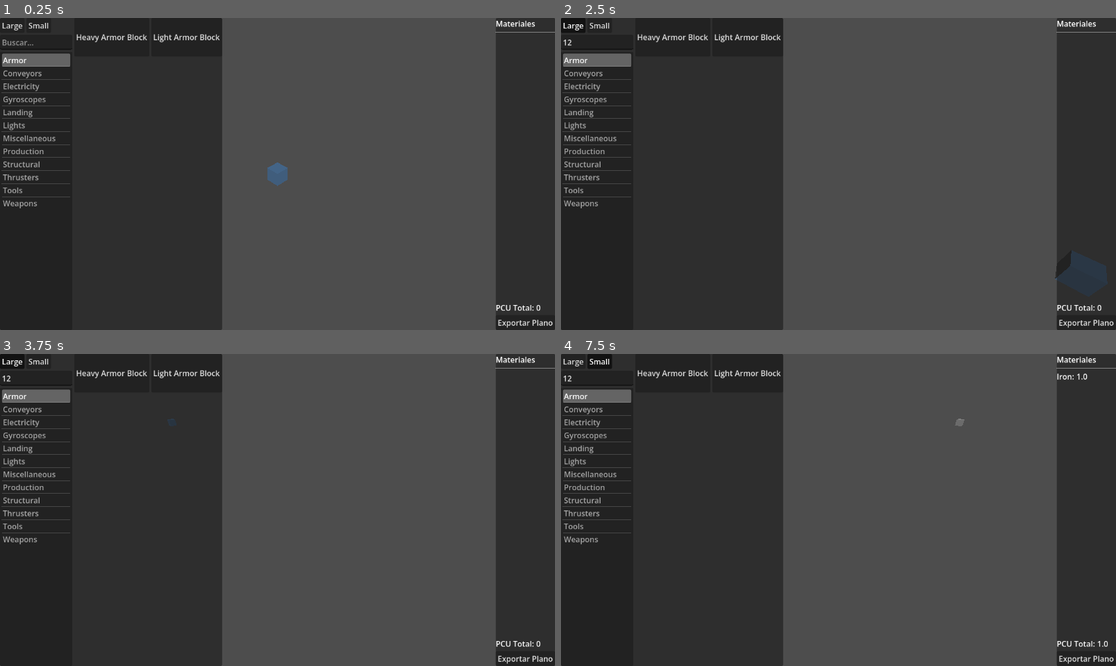
Above: before the commit, frames 1-4 (two rows, left to right).
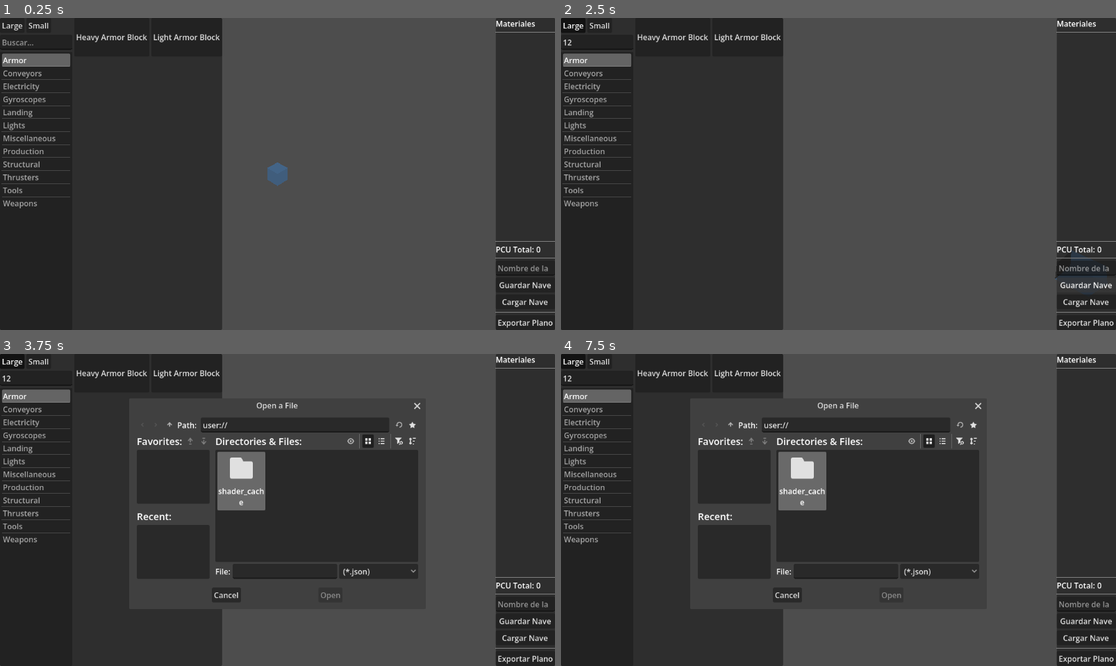
Above: after the commit, the same moments.

Repository: rochbe02/SpaceEngineersBuilder
Game: Godot game, scene res://scenes/Main.tscn
Same seed, same stepped clock (60 frames per second), same inputs: the game is played once before the commit and once after it.
Inputs (mouse positions are in pixels of both pictures, inside the frame that each line leads up to):
- Up to frame 1 (0.25 s): no input
- Up to frame 2 (2.5 s): click (599, 42) at 0.52 s; type "12" at 0.6 s; click "Large" at 1.25 s; click (1088, 286) at 2 s, where only the run after the commit has a clickable "Guardar Nave"
- Up to frame 3 (3.75 s): click (527, 637) at 2.75 s, where only the run after the commit has a clickable "Cargar Nave"; click (172, 425) at 3.52 s
- Up to frame 4 (7.5 s): click (733, 425) at 4.27 s; click "Small" at 5 s; click "Heavy Armor Block" at 5.75 s; click "Light Armor Block" at 6.5 s; click (960, 425) at 7.27 s

The runs differ from the first frame. In frame 1, 0.5% of the frame differs, in the area x 89-100%, y 71-95%; in frame 2, 0.7%; in frame 3, 17%; in frame 4, 18%, in the area x 0-100%, y 1-95%.

Commit message:
Sistema de guardar y cargar naves funcionando

Diff:
--- a/space-engineers-builder/project.godot
+++ b/space-engineers-builder/project.godot
@@ -18,6 +18,7 @@
 [autoload]
 
 BlockDatabase="*uid://djtjusagnkrj4"
+SaveSystem="*uid://dlwo6a3vj7te4"
 
 [physics]
 
--- a/space-engineers-builder/scenes/Main.tscn
+++ b/space-engineers-builder/scenes/Main.tscn
@@ -25,8 +25,16 @@
 
 [node name="BlueprintExport" parent="." unique_id=179724670 instance=ExtResource("4_rarhs")]
 
+[node name="LoadDialog" type="FileDialog" parent="." unique_id=696106124]
+title = "Open a File"
+file_mode = 0
+access = 1
+filters = PackedStringArray("*.json")
+
 [connection signal="block_placed" from="Viewport3D" to="CanvasLayer/MaterialsPanel" method="_on_viewport_3d_block_placed"]
 [connection signal="block_removed" from="Viewport3D" to="CanvasLayer/MaterialsPanel" method="_on_viewport_3d_block_removed"]
 [connection signal="block_selected" from="CanvasLayer/BlockCatalog" to="Viewport3D" method="_on_block_catalog_block_selected"]
 [connection signal="size_changed" from="CanvasLayer/BlockCatalog" to="Viewport3D" method="_on_block_catalog_size_changed"]
+[connection signal="cargar_nave" from="CanvasLayer/MaterialsPanel" to="." method="_on_materials_panel_cargar_nave"]
 [connection signal="exportar_plano" from="CanvasLayer/MaterialsPanel" to="." method="_on_materials_panel_exportar_plano"]
+[connection signal="guardar_nave" from="CanvasLayer/MaterialsPanel" to="." method="_on_materials_panel_guardar_nave"]
--- a/space-engineers-builder/scenes/ui/MaterialsPanel.tscn
+++ b/space-engineers-builder/scenes/ui/MaterialsPanel.tscn
@@ -41,6 +41,24 @@
 layout_mode = 2
 text = "0"
 
+[node name="HSeparator3" type="HSeparator" parent="VBoxContainer" unique_id=1220492751]
+layout_mode = 2
+
+[node name="LineEdit (ShipName)" type="LineEdit" parent="VBoxContainer" unique_id=1016959239]
+layout_mode = 2
+placeholder_text = "Nombre de la nave"
+
+[node name="Button (BtnGuardar)" type="Button" parent="VBoxContainer" unique_id=1839468889]
+layout_mode = 2
+text = "Guardar Nave"
+
+[node name="Button (BtnCargar)" type="Button" parent="VBoxContainer" unique_id=417276427]
+layout_mode = 2
+text = "Cargar Nave"
+
+[node name="HSeparator4" type="HSeparator" parent="VBoxContainer" unique_id=1273266783]
+layout_mode = 2
+
 [node name="BtnExportar" type="Button" parent="VBoxContainer" unique_id=476270254]
 layout_mode = 2
 text = "Exportar Plano"
--- a/space-engineers-builder/scripts/Main.gd
+++ b/space-engineers-builder/scripts/Main.gd
@@ -2,24 +2,61 @@
 
 @onready var blueprint_export = $BlueprintExport
 @onready var viewport_3d = $Viewport3D
+@onready var materials_panel = $CanvasLayer/MaterialsPanel
+@onready var load_dialog = $LoadDialog
 
 func _on_materials_panel_exportar_plano():
 	var grid_map = viewport_3d.get_node("GridMap")
 	var placed_blocks = viewport_3d.placed_blocks
 	var block_preview = viewport_3d.get_node("BlockPreview")
 
-	# Mover el preview fuera de la escena
-	var original_pos = block_preview.position
-	block_preview.position = Vector3(9999, 9999, 9999)
 	block_preview.visible = false
-
-	await get_tree().process_frame
 	await get_tree().process_frame
 
 	blueprint_export.setup_cameras(placed_blocks, grid_map)
 	await blueprint_export.export_blueprint("user://plano_nave.png")
 
-	# Restaurar preview
-	block_preview.position = original_pos
 	block_preview.visible = true
 	print("Plano guardado en: ", OS.get_user_data_dir())
+
+func _on_materials_panel_guardar_nave(ship_name: String):
+	var placed_blocks = viewport_3d.placed_blocks
+	var ship_size = "Large"  # por ahora default
+	SaveSystem.save_ship(ship_name, placed_blocks, ship_size)
+
+func _on_materials_panel_cargar_nave():
+	load_dialog.popup_centered(Vector2(600, 400))
+	if not load_dialog.file_selected.is_connected(_on_file_selected):
+		load_dialog.file_selected.connect(_on_file_selected)
+
+func _on_file_selected(path: String):
+	_load_ship(path)
+
+func _load_ship(path: String):
+	var data = SaveSystem.load_ship(path)
+	if data.is_empty():
+		return
+
+	var grid_map = viewport_3d.get_node("GridMap")
+	grid_map.clear()
+	viewport_3d.placed_blocks.clear()
+
+	for key in data["blocks"]:
+		var parts = key.split(",")
+		var cell = Vector3i(int(parts[0]), int(parts[1]), int(parts[2]))
+		var block = data["blocks"][key]
+		var rotation = Vector3i(
+			block["rotation"]["x"],
+			block["rotation"]["y"],
+			block["rotation"]["z"]
+		)
+		var item = grid_map.mesh_library.find_item_by_name("MeshInstance3D")
+		grid_map.set_cell_item(cell, item)
+		viewport_3d.placed_blocks[cell] = {
+			"id": block["id"],
+			"rotation": rotation,
+			"origin": cell
+		}
+
+	materials_panel.update_stats(viewport_3d.placed_blocks)
+	print("Nave cargada: ", data.get("name", ""))
--- a/space-engineers-builder/scripts/MaterialsPanel.gd
+++ b/space-engineers-builder/scripts/MaterialsPanel.gd
@@ -1,16 +1,37 @@
 extends PanelContainer
+
 signal exportar_plano
+signal guardar_nave(ship_name: String)
+signal cargar_nave
 
-@onready var materials_list: VBoxContainer = $VBoxContainer/ScrollContainer/MaterialsList
+@onready var materials_list: VBoxContainer = $"VBoxContainer/ScrollContainer/MaterialsList"
 @onready var pcu_value: Label = $VBoxContainer/HBoxContainer/PCUValue
 @onready var btn_exportar: Button = $VBoxContainer/BtnExportar
+@onready var btn_guardar: Button = $"VBoxContainer/Button (BtnGuardar)"
+@onready var btn_cargar: Button = $"VBoxContainer/Button (BtnCargar)"
+@onready var ship_name: LineEdit = $"VBoxContainer/LineEdit (ShipName)"
 
 func _ready():
 	print("MaterialsPanel listo")
 	btn_exportar.pressed.connect(_on_exportar_pressed)
+	btn_guardar.pressed.connect(_on_guardar_pressed)
+	btn_cargar.pressed.connect(_on_cargar_pressed)
 
 func _on_exportar_pressed():
 	emit_signal("exportar_plano")
+
+func _on_guardar_pressed():
+	var name = ship_name.text.strip_edges()
+	if name == "":
+		print("Escribe un nombre para la nave")
+		return
+	emit_signal("guardar_nave", name)
+
+func _on_cargar_pressed():
+	emit_signal("cargar_nave")
+
+func get_ship_name() -> String:
+	return ship_name.text.strip_edges()
 
 func update_stats(placed_blocks: Dictionary):
 	for child in materials_list.get_children():
@@ -21,7 +42,6 @@
 
 	for cell in placed_blocks:
 		var block_data = placed_blocks[cell]
-		# Soporta tanto formato viejo (String) como nuevo (Dictionary)
 		var block_id = ""
 		if block_data is String:
 			block_id = block_data
@@ -49,7 +69,6 @@
 
 	pcu_value.text = str(total_pcu)
 
-
 func _on_viewport_3d_block_placed(placed_blocks: Dictionary):
 	update_stats(placed_blocks)
 
--- /dev/null
+++ b/space-engineers-builder/scripts/SaveSystem.gd
@@ -0,0 +1,63 @@
+extends Node
+
+func save_ship(ship_name: String, placed_blocks: Dictionary, ship_size: String) -> bool:
+	var data = {
+		"name": ship_name,
+		"size": ship_size,
+		"version": "1.0",
+		"blocks": {}
+	}
+
+	for cell in placed_blocks:
+		var block = placed_blocks[cell]
+		var key = str(cell.x) + "," + str(cell.y) + "," + str(cell.z)
+		data["blocks"][key] = {
+			"id": block.get("id", ""),
+			"rotation": {
+				"x": block.get("rotation", Vector3i(0,0,0)).x,
+				"y": block.get("rotation", Vector3i(0,0,0)).y,
+				"z": block.get("rotation", Vector3i(0,0,0)).z
+			},
+			"origin": {
+				"x": block.get("origin", cell).x,
+				"y": block.get("origin", cell).y,
+				"z": block.get("origin", cell).z
+			}
+		}
+
+	var path = "user://ships/" + ship_name.replace(" ", "_") + ".json"
+	DirAccess.make_dir_absolute("user://ships")
+	var file = FileAccess.open(path, FileAccess.WRITE)
+	if file == null:
+		print("Error al guardar: ", path)
+		return false
+	file.store_string(JSON.stringify(data, "\t"))
+	file.close()
+	print("Nave guardada en: ", path)
+	return true
+
+func load_ship(path: String) -> Dictionary:
+	var file = FileAccess.open(path, FileAccess.READ)
+	if file == null:
+		print("Error al cargar: ", path)
+		return {}
+	var json = JSON.new()
+	var error = json.parse(file.get_as_text())
+	file.close()
+	if error != OK:
+		print("Error al parsear: ", path)
+		return {}
+	return json.get_data()
+
+func get_saved_ships() -> Array:
+	var ships = []
+	var dir = DirAccess.open("user://ships")
+	if dir == null:
+		return ships
+	dir.list_dir_begin()
+	var file_name = dir.get_next()
+	while file_name != "":
+		if file_name.ends_with(".json"):
+			ships.append("user://ships/" + file_name)
+		file_name = dir.get_next()
+	return ships
Not shown, added: space-engineers-builder/scripts/SaveSystem.gd.uid
